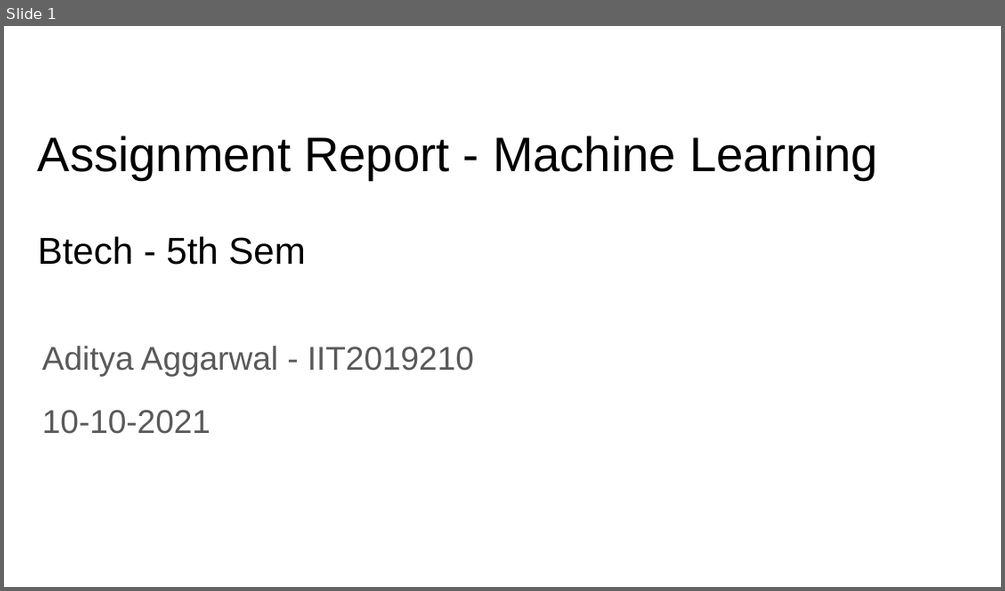
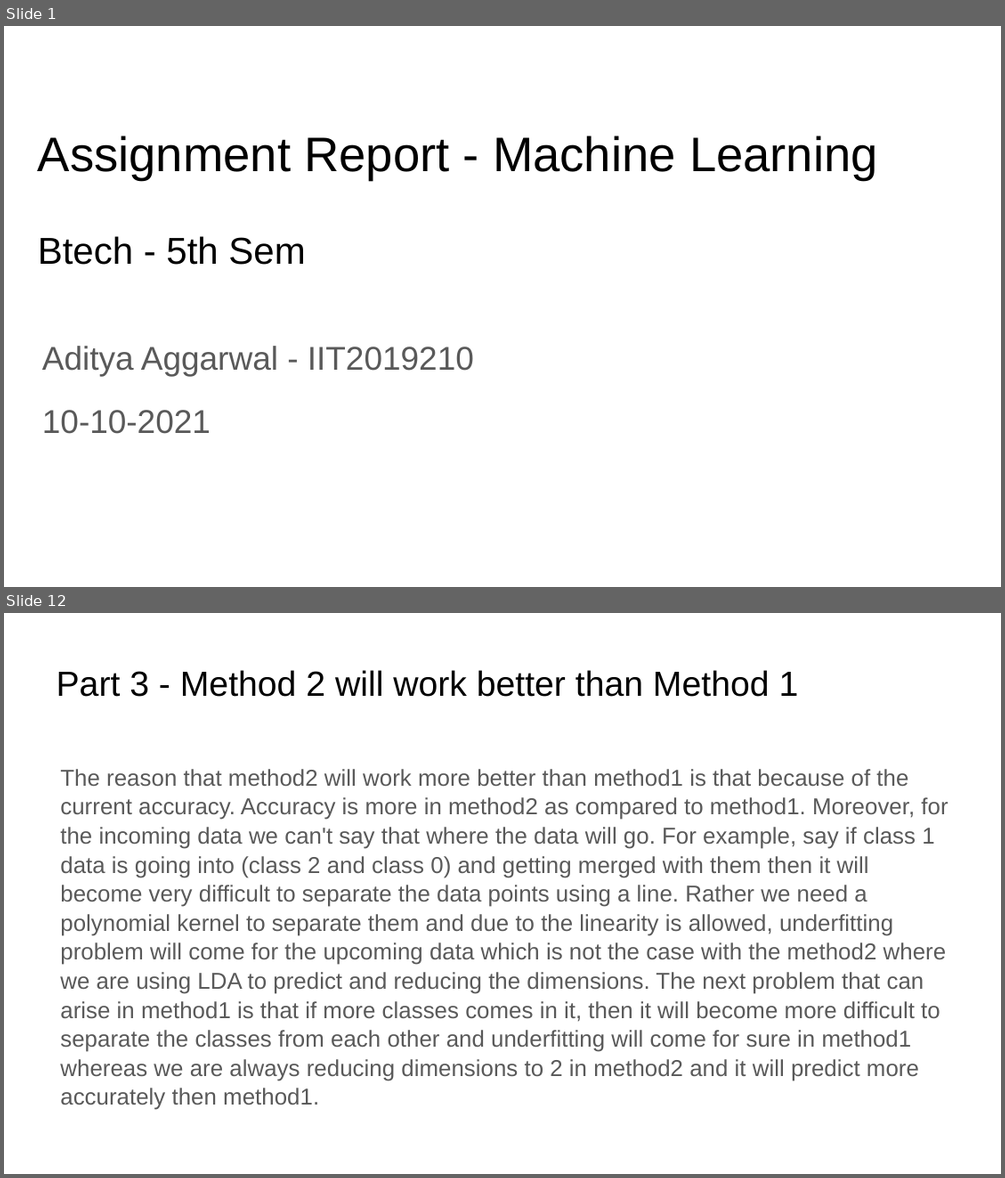
Before and after one commit to Aditya-2001/ML-Assignments-Semester-5, a slide deck: Assignment 8/IIT2019210 - Report.pptx. Shown one above the other, each under a label of ours: slide 1 before the commit, slides 1 and 12 after it; the slides between them are not shown. The pictures are 1005x591 and 1005x1178 pixels, drawn with LibreOffice and Linux fonts; fonts in the diff are those of the drawing. Boxes give left, top, right and bottom in pixels: in the first picture for what was removed or moved away, otherwise in the second. Text is boxed around its words. In the diff, an @@ line names an element or a change of style, - is before the commit and + after.

```diff
--- a/Assignment 8/IIT2019210 - Report.pptx
+++ b/Assignment 8/IIT2019210 - Report.pptx
@@ slide 12 added at box(4, 613, 1001, 1174), background #FFFFFF @@
@@ title added at box(57, 670, 799, 697), 25.2 pt, text #000000 @@
+Part 3 - Method 2 will work better than Method 1
@@ text added at box(60, 769, 947, 1110), 16.6 pt, text #595959 @@
+The reason that method2 will work more better than method1 is that because of the current accuracy. Accuracy is more in method2 as compared to method1. Moreover, for the incoming data we can't say that where the data will go. For example, say if class 1 data is going into (class 2 and class 0) and getting merged with them then it will become very difficult to separate the data points using a line. Rather we need a polynomial kernel to separate them and due to the linearity is allowed, underfitting problem will come for the upcoming data which is not the case with the method2 where we are using LDA to predict and reducing the dimensions. The next problem that can arise in method1 is that if more classes comes in it, then it will become more difficult to separate the classes from each other and underfitting will come for sure in method1 whereas we are always reducing dimensions to 2 in method2 and it will predict more accurately then method1.
```
Also in this commit, not shown: 1 slide changed, 22 other slides added, 7 slides removed, 4 other files.
